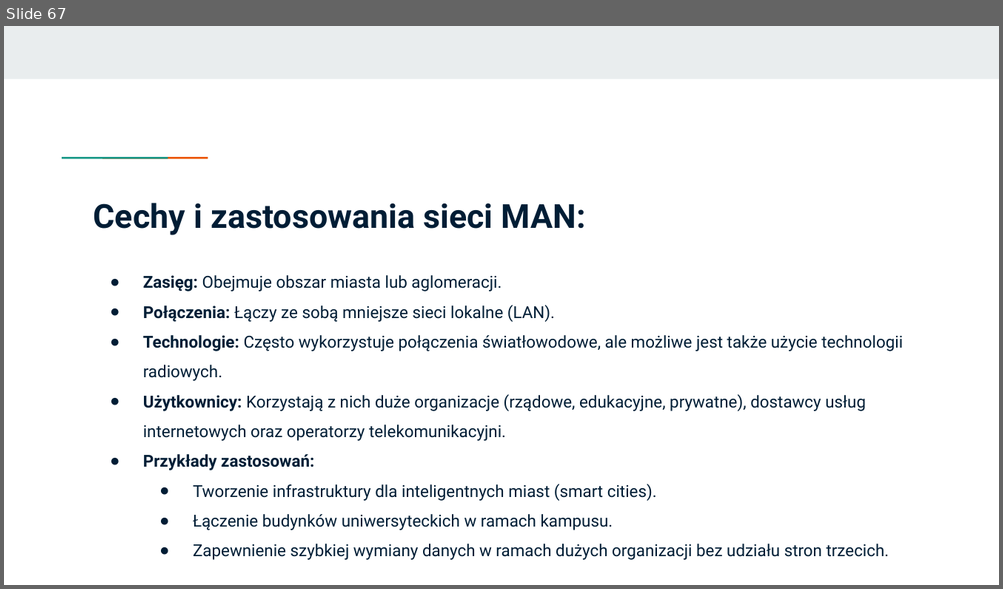
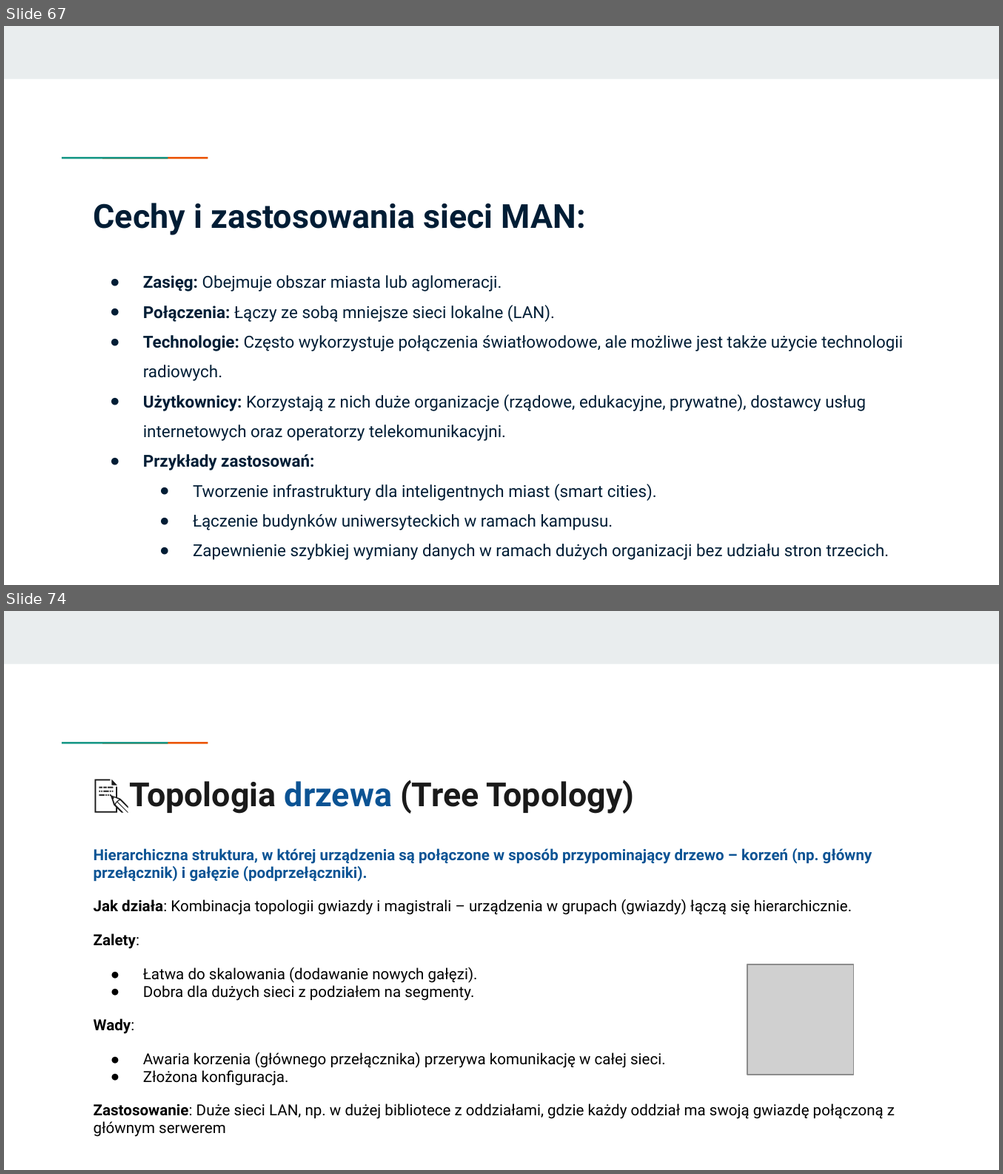
Before and after one commit to KasiaKasia/PRZEDMIOTY, a slide deck: ZASTOSOWANIE_INFORMATYKI/1A-gr_2/Zastosowanie informatyki - 1A gr. 2.pptx. Shown one above the other, each under a label of ours: slide 67 before the commit, slides 67 and 74 after it; the slides between them are not shown. The pictures are 1003x589 and 1003x1174 pixels, drawn with LibreOffice and Linux fonts; fonts in the diff are those of the drawing; grey boxes stand for pictures. Boxes give left, top, right and bottom in pixels: in the first picture for what was removed or moved away, otherwise in the second. Text is boxed around its words. In the diff, an @@ line names an element or a change of style, - is before the commit and + after.

Commit message:
[feat] - Zastosowanie informatyki

```diff
--- a/ZASTOSOWANIE_INFORMATYKI/1A-gr_2/Zastosowanie informatyki - 1A gr. 2.pptx
+++ b/ZASTOSOWANIE_INFORMATYKI/1A-gr_2/Zastosowanie informatyki - 1A gr. 2.pptx
@@ slide 74 added at (x1=4, y1=611, x2=999, y2=1170), background #FFFFFF; not listed: 3 template elements that a slide beside it also shows @@
@@ title added at (x1=130, y1=780, x2=634, y2=814), 24 pt, text #1A1A1A, bold @@
+📝Topologia drzewa (Tree Topology)
@@ text added at (x1=94, y1=849, x2=894, y2=1137), 11 pt, text #000000 @@
+Hierarchiczna struktura, w której urządzenia są połączone w sposób przypominający drzewo – korzeń (np. główny przełącznik) i gałęzie (podprzełączniki).
+Jak działa: Kombinacja topologii gwiazdy i magistrali – urządzenia w grupach (gwiazdy) łączą się hierarchicznie.
+Zalety:
+● Łatwa do skalowania (dodawanie nowych gałęzi).
+● Dobra dla dużych sieci z podziałem na segmenty.
+Wady:
+● Awaria korzenia (głównego przełącznika) przerywa komunikację w całej sieci.
+● Złożona konfiguracja.
+Zastosowanie: Duże sieci LAN, np. w dużej bibliotece z oddziałami, gdzie każdy oddział ma swoją gwiazdę połączoną z głównym serwerem
@@ picture added at (x1=747, y1=965, x2=854, y2=1076) @@
```
Also in this commit, not shown: 6 slides changed, 7 other slides added, 1 other file.
